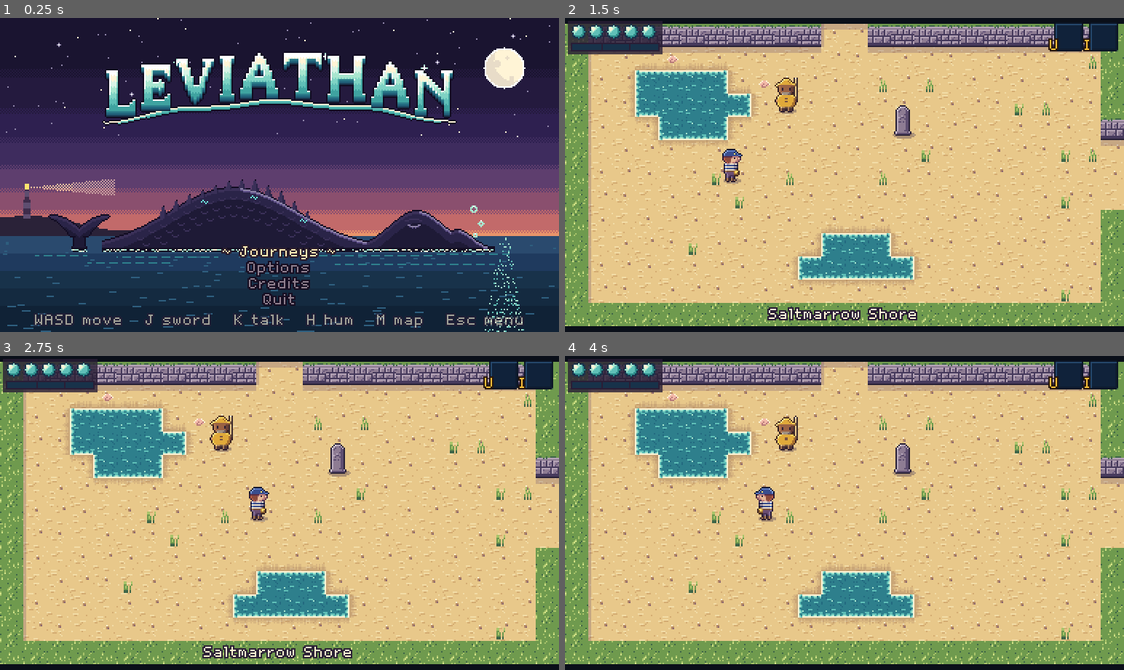
Above: before the commit, frames 1-4 (two rows, left to right).
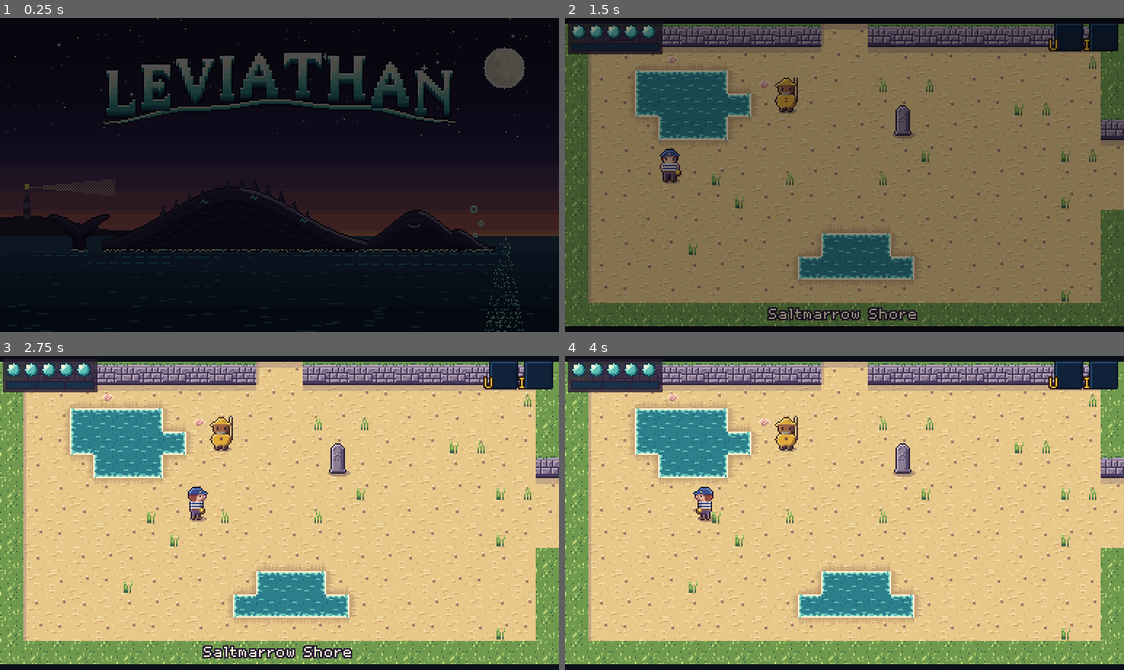
Above: after the commit, the same moments.

Repository: ashciraulo/Leviathan
Game: Godot game, scene res://scenes/title.tscn
The game is run twice, just before and just after one commit, with the same random seed, the same clock (stepped at 60 frames per second) and the same inputs.
Inputs (mouse positions are in pixels of both pictures, inside the frame that each line leads up to):
- Up to frame 1 (0.25 s): no input
- Up to frame 2 (1.5 s): tap Enter (ui_accept) at 0.5, 0.77, 1.07 s; move the mouse to (967, 159) at 0.52 s; hold D (move_right) 0.53-1.25 s; hold H (hum) 0.53-1.25 s; click (967, 159) at 0.67 s; drag from (732, 190) to (900, 127) at 1.27 s
- Up to frame 3 (2.75 s): tap Enter (ui_accept) at 2 s; move the mouse to (335, 443) at 2.02 s; hold D (move_right) from 2.03 s (still down); hold H (hum) from 2.03 s (still down); click (335, 443) at 2.17 s
- Up to frame 4 (4 s): release D (move_right) at 2.75 s; release H (hum) at 2.75 s; drag from (816, 575) to (676, 465) at 2.77 s; move the mouse to (1012, 560) at 3.52 s; hold A (move_left) from 3.53 s (still down); hold U (item_1) from 3.53 s (still down); click (1012, 560) at 3.67 s; tap Enter (ui_accept) at 3.77 s; tap H (hum) at 3.8 s

The runs differ from the first frame. In frame 1, 97% of the frame differs, in the area x 0-100%, y 0-100%; in frame 2, 95%; in frame 3, 1.8%; in frame 4, 1.7%.

Commit message:
Title fades, PC export presets and build workflow, sound prewarm
- Title: fades in from black, the menu surfaces after it, and choosing
  a file or Credits fades out (music too). The controls line is gone;
  controls live in Options.
- export_presets.cfg (Windows, Linux) is now tracked, with a manual
  'Build PC' workflow (also on v* tags) that exports both and uploads
  them as downloads. README says how.
- Placeholder sounds are synthesised on a worker thread at startup so
  the first play of a long one doesn't hitch a frame (up to ~15 ms).

Co-Authored-By: Claude Opus 5.5 <noreply@anthropic.com>
Claude-Session: https://claude.ai/code/session_01UYEn5XNFqF3kHpJE79NMXE

Diff:
--- a/locale/strings.csv
+++ b/locale/strings.csv
@@ -1,7 +1,6 @@
 keys,en
 GAME_TITLE,LEVIATHAN
 TITLE_SUBTITLE,Prototype build
-TITLE_CONTROLS,WASD move   J sword   K talk   H hum   M map   Esc menu
 MENU_CONTINUE,Continue
 MENU_NEW_GAME,New game
 MENU_QUIT,Quit
--- a/scripts/autoload/audio.gd
+++ b/scripts/autoload/audio.gd
@@ -107,6 +107,7 @@
 var _flat_voices: Array[AudioStreamPlayer] = []
 var _next_voice := 0
 var _streams: Dictionary = {}
+var _prewarm_task := -1
 var _last_played: Dictionary = {}
 var _warned: Dictionary = {}
 var _duck_tween: Tween
@@ -133,6 +134,30 @@
 		flat.bus = "Effects"
 		add_child(flat)
 		_flat_voices.append(flat)
+	# Building a placeholder takes up to ~15 ms: do them all off the main
+	# thread now, so the first sword swing or bell doesn't hitch a frame.
+	_prewarm_task = WorkerThreadPool.add_task(_prewarm)
+
+
+func _exit_tree() -> void:
+	if _prewarm_task >= 0:
+		WorkerThreadPool.wait_for_task_completion(_prewarm_task)
+		_prewarm_task = -1
+
+
+## Runs on a worker thread: synthesises every effect that has no file.
+func _prewarm() -> void:
+	var built := {}
+	for id: String in SFX:
+		if not (ResourceLoader.exists(SFX_DIR + id + ".ogg") or ResourceLoader.exists(SFX_DIR + id + ".wav")):
+			built[id] = synth(SFX[id])
+	_take_prewarmed.call_deferred(built)
+
+
+func _take_prewarmed(built: Dictionary) -> void:
+	for id: String in built:
+		if not _streams.has(id):
+			_streams[id] = built[id]
 
 
 # --------------------------------------------------------------------------
--- a/scripts/ui/title.gd
+++ b/scripts/ui/title.gd
@@ -7,6 +7,8 @@
 const CREDITS_SCENE := "res://scenes/credits.tscn"
 const LOGO_TOP := 18.0
 const LOGO_BOB := 2.0
+const FADE_IN := 0.8
+const FADE_OUT := 0.5
 
 var _logo: TextureRect
 var _menu: VBoxContainer
@@ -16,6 +18,8 @@
 var _options: SettingsPage
 var _last_focus: Control
 var _continue: Button
+var _fade: ColorRect
+var _leaving := false
 
 
 func _ready() -> void:
@@ -38,7 +42,10 @@
 	menu.set_anchors_preset(Control.PRESET_CENTER_BOTTOM)
 	menu.grow_horizontal = Control.GROW_DIRECTION_BOTH
 	menu.grow_vertical = Control.GROW_DIRECTION_BEGIN
-	menu.offset_bottom = -16
+	menu.offset_bottom = -10
+	# The menu surfaces a moment after the scene fades in.
+	menu.modulate.a = 0.0
+	create_tween().tween_property(menu, "modulate:a", 1.0, 0.6).set_delay(FADE_IN * 0.75)
 	add_child(menu)
 
 	_menu = menu
@@ -49,17 +56,8 @@
 	var new_game_button := UI.button("MENU_JOURNEYS", func() -> void: _show_page(_files))
 	menu.add_child(new_game_button)
 	menu.add_child(UI.button("MENU_OPTIONS", func() -> void: _show_page(_options)))
-	menu.add_child(UI.button("MENU_CREDITS", func() -> void:
-		get_tree().change_scene_to_file.call_deferred(CREDITS_SCENE)))
+	menu.add_child(UI.button("MENU_CREDITS", func() -> void: _leave_to(CREDITS_SCENE)))
 	menu.add_child(UI.button("MENU_QUIT", func() -> void: get_tree().quit()))
-
-	var controls := UI.label("TITLE_CONTROLS")
-	controls.set_anchors_preset(Control.PRESET_CENTER_BOTTOM)
-	controls.grow_horizontal = Control.GROW_DIRECTION_BOTH
-	controls.grow_vertical = Control.GROW_DIRECTION_BEGIN
-	controls.offset_bottom = -2
-	controls.modulate = Color(1, 1, 1, 0.6)
-	add_child(controls)
 
 	_overlay = ColorRect.new()
 	(_overlay as ColorRect).color = Color(0.03, 0.05, 0.1, 0.78)
@@ -77,6 +75,13 @@
 
 	var first := continue_button if continue_button.visible else new_game_button
 	first.grab_focus.call_deferred()
+
+	_fade = ColorRect.new()
+	_fade.color = Color.BLACK
+	_fade.mouse_filter = Control.MOUSE_FILTER_IGNORE
+	_fade.set_anchors_preset(Control.PRESET_FULL_RECT)
+	add_child(_fade)
+	create_tween().tween_property(_fade, "color:a", 0.0, FADE_IN)
 
 
 func _show_page(page: MenuPage) -> void:
@@ -137,4 +142,18 @@
 		# Never overwrite a file that won't load: show the files instead.
 		_show_page(_files)
 		return
-	get_tree().change_scene_to_file(GAME_SCENE)
+	_leave_to(GAME_SCENE)
+
+
+## Fade to black, then change scene. Menus stop taking input meanwhile.
+func _leave_to(scene: String) -> void:
+	if _leaving:
+		return
+	_leaving = true
+	get_viewport().gui_release_focus()
+	_page = null
+	_fade.mouse_filter = Control.MOUSE_FILTER_STOP
+	Audio.stop_music(FADE_OUT)
+	var tween := create_tween()
+	tween.tween_property(_fade, "color:a", 1.0, FADE_OUT)
+	tween.tween_callback(func() -> void: get_tree().change_scene_to_file(scene))
--- a/tests/menu_screenshots.gd
+++ b/tests/menu_screenshots.gd
@@ -22,7 +22,7 @@
 	# Title, then the file select with one new file, a copy, and an empty one.
 	var title: Control = (load("res://scenes/title.tscn") as PackedScene).instantiate()
 	add_child(title)
-	await _wait(0.3)
+	await _wait(1.6)
 	await _capture("30_title_menu")
 	GameState.reset_new_game()
 	GameState.play_time = 760.0
--- a/tests/screenshots.gd
+++ b/tests/screenshots.gd
@@ -20,7 +20,7 @@
 	# 1. Title screen.
 	var title: Control = (load("res://scenes/title.tscn") as PackedScene).instantiate()
 	add_child(title)
-	await _wait(0.3)
+	await _wait(1.6)
 	await _capture("01_title")
 	title.queue_free()
 
Not shown, added: export_presets.cfg
